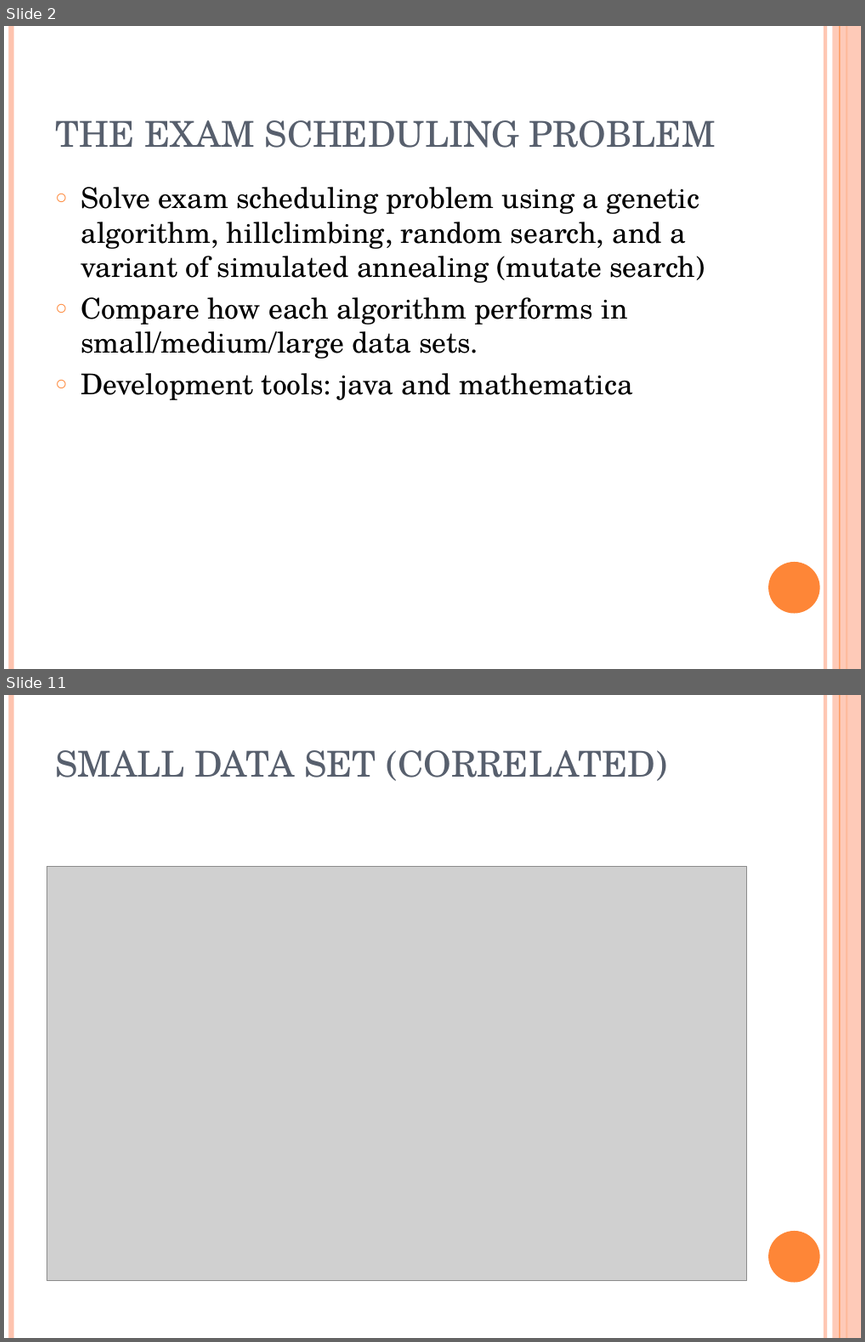
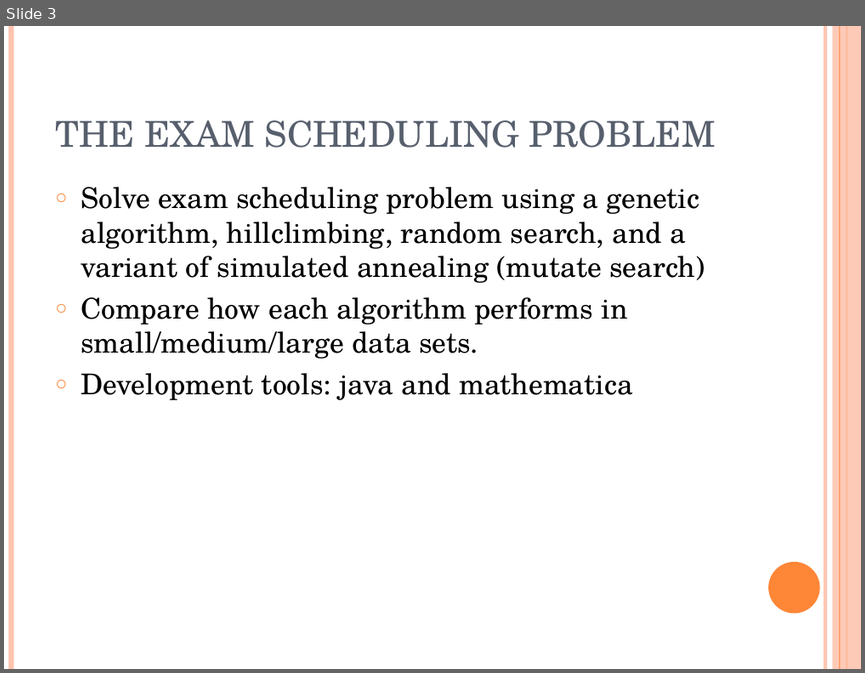
Before and after one commit to akokcam/csc384-genetic-algorithms-project, a slide deck: GA_TestBench/Data Files/presentation.ppt. Shown one above the other, each under a label of ours: slides 2 and 11 before the commit, slide 3 after it; the slides between them are not shown. The pictures are 865x1342 and 865x673 pixels, drawn with LibreOffice and Linux fonts; fonts in the diff are those of the drawing; grey boxes stand for pictures. Boxes give left, top, right and bottom in pixels: in the first picture for what was removed or moved away, otherwise in the second. Text is boxed around its words. In the diff, an @@ line names an element or a change of style, - is before the commit and + after.

```diff
--- a/GA_TestBench/Data Files/presentation.ppt
+++ b/GA_TestBench/Data Files/presentation.ppt
@@ slide 11 removed at [4,695,861,1338], background #FFFFFF; not listed: 6 template elements that a slide beside it also shows @@
@@ title removed at [55,750,668,781] @@
-SMALL DATA SET (CORRELATED)
@@ picture removed at [46,867,747,1280] @@
@@ what was slide 2 is now slide 3 @@
```
Also in this commit, not shown: 8 slides changed, 9 slides added, 6 other slides removed, 1 other file.
